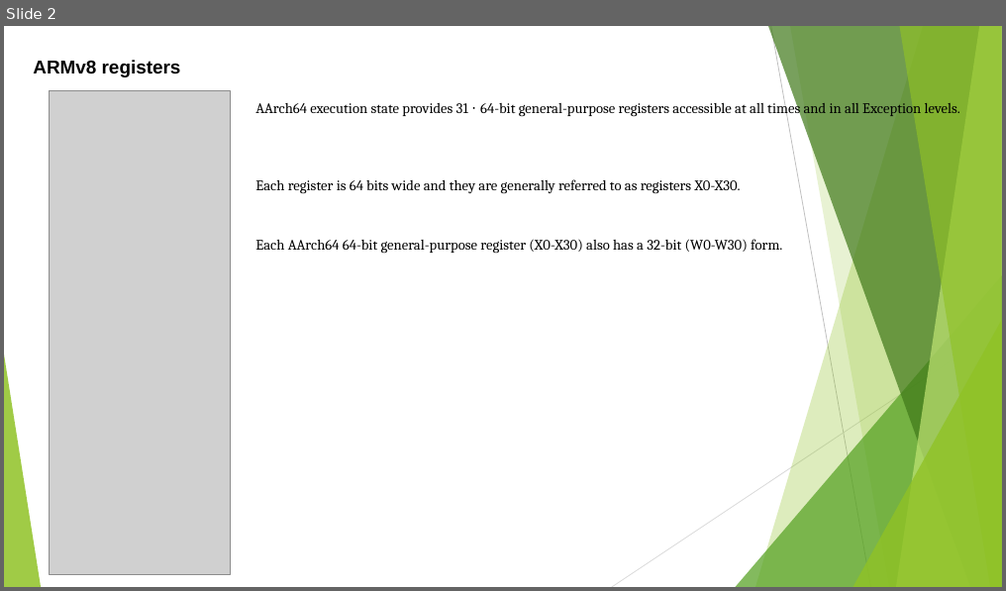
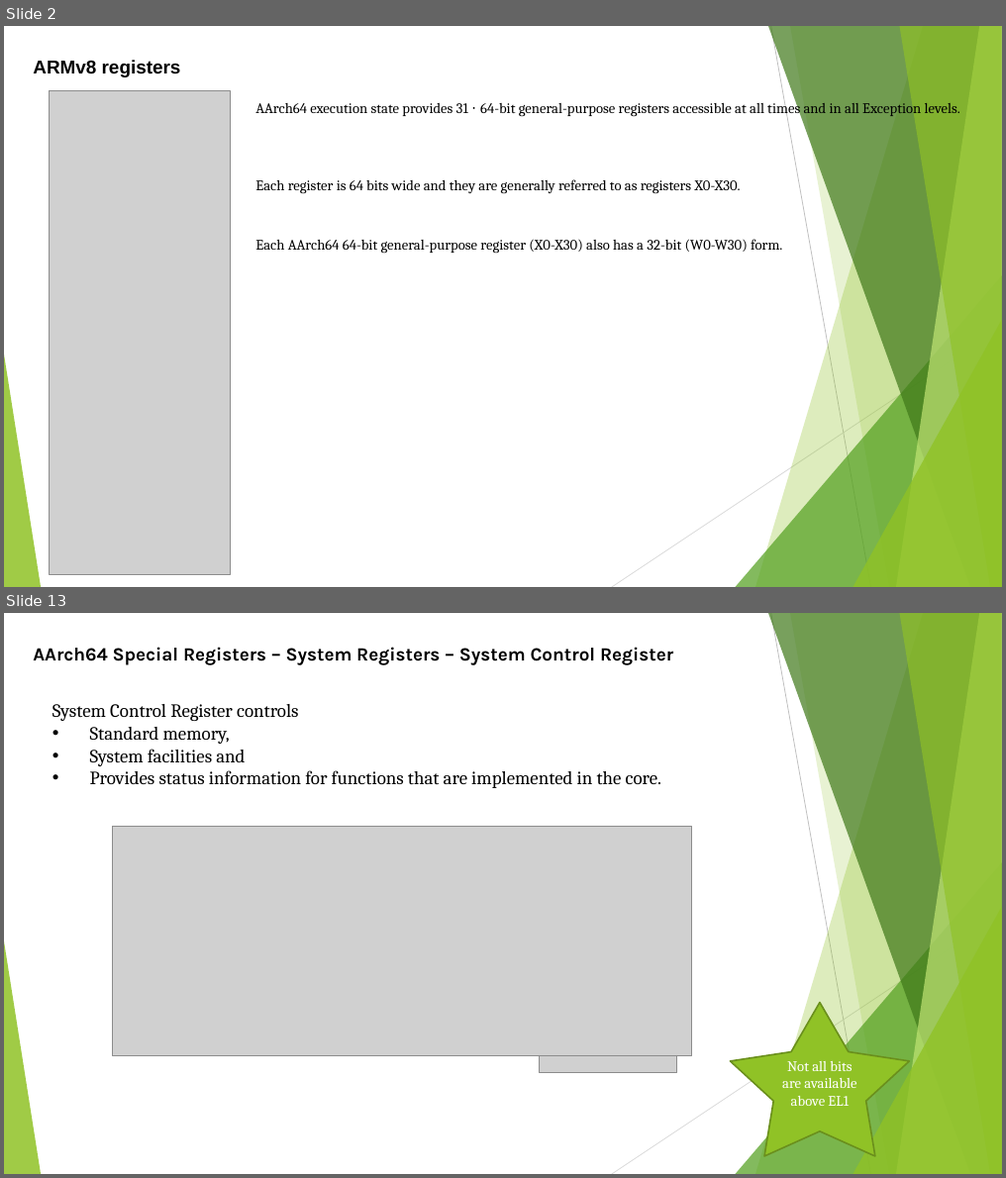
Before and after one commit to softwaresunleashed/ebook_writing, a slide deck: Presentations/ARM_PPTs/Ch4_ARMv8_Registers.pptx. Shown one above the other, each under a label of ours: slide 2 before the commit, slides 2 and 13 after it; the slides between them are not shown. The pictures are 1006x591 and 1006x1178 pixels, drawn with LibreOffice and Linux fonts; fonts in the diff are those of the drawing; grey boxes stand for pictures. Boxes give left, top, right and bottom in pixels: in the first picture for what was removed or moved away, otherwise in the second. Text is boxed around its words. In the diff, an @@ line names an element or a change of style, - is before the commit and + after.

```diff
--- a/Presentations/ARM_PPTs/Ch4_ARMv8_Registers.pptx
+++ b/Presentations/ARM_PPTs/Ch4_ARMv8_Registers.pptx
@@ slide 13 added at box(4, 613, 1002, 1174), background #FFFFFF; not listed: 10 template elements that a slide beside it also shows @@
@@ text added at box(33, 647, 673, 665), 18 pt, text #000000, bold @@
+AArch64 Special Registers – System Registers – System Control Register
@@ text added at box(53, 704, 661, 788), 18 pt, text #000000 @@
+System Control Register controls
+• Standard memory,
+• System facilities and
+• Provides status information for functions that are implemented in the core.
@@ picture added at box(112, 827, 691, 1057) @@
@@ star added at box(731, 1003, 909, 1157), fill #90C226, outline #6B901C 1.5 pt, 14 pt, text #FFFFFF @@
+Not all bits are available above EL1
@@ picture added at box(540, 1057, 678, 1072) @@
```
Also in this commit, not shown: 1 slide changed, 14 other slides added, 1 slide removed.
